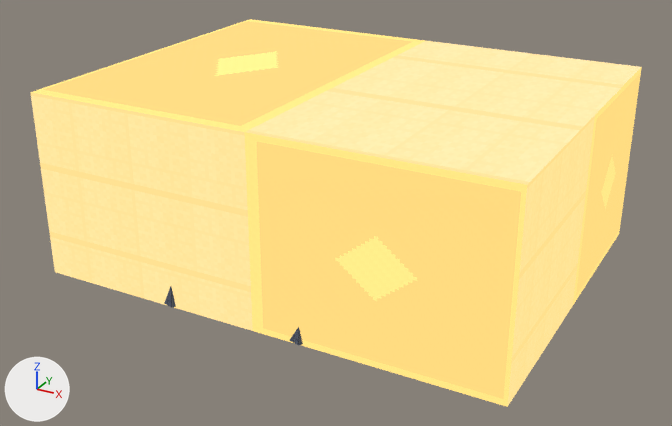
The glTF model packs/skyline-relay/level.gltf as it was, and as the next commit left it.
Camera for both pictures: a camera (50 mm lens) standing at (336.0, -517.0, 248.0) and looking at (94.0, -77.0, 28.0). Every picture has the same lights, and +X, +Y and +Z are marked at lower left. The picture after the commit comes second. Objects named as collision shapes, trigger or cutter boxes, shadow casters or lower levels of detail are left out. Vertices at exactly the same position are counted once.

The first picture shows 'SCENE_GRID'.
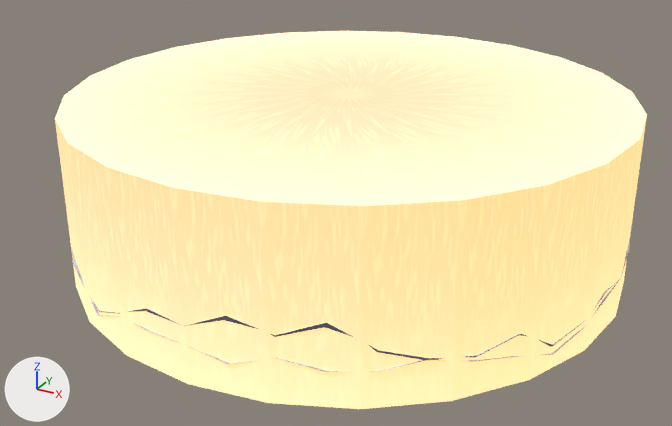
Changed parts and their boxes (x1, y1, x2, y2) in the pictures (672 x 426 px):
'SCENE_GRID', reshaped: before (30, 19, 642, 407); after (55, 31, 647, 409)
part 1 of me_mesh_0, rebuilt: before (30, 19, 642, 407); after (55, 31, 647, 409)
part 2 of me_mesh_0, deleted (mostly hidden): before (164, 287, 303, 345)
part 3 of me_mesh_0, added (mostly hidden): after (72, 239, 630, 372)

What changed in the scene script:
```text
Change me_mesh_0:
    used by ob_scene_grid; location = (0.0, 0.0, 0.0)
    remove me_mesh_0.from_pydata(...)  # 2591 vertices, 2664 faces; spans x -42.0..234.0, y -172.0..44.0, z -3.0..106.0
    add me_mesh_0.from_pydata(...)  # 2186 vertices, 3230 faces; spans x -66.0..258.0, y -226.0..98.0, z -3.0..97.0
    me_mesh_0 part 1: the loose piece of 8 vertices spanning x -42.0..234.0, y -170.0..42.0, z -3.0..106.0 is rebuilt with 49 vertices and now spans x -66.0..258.0, y -226.0..98.0, z -3.0..97.0
    me_mesh_0 part 2: 371 loose pieces with 1800 vertices, spanning x 4.0..194.0, y -172.0..44.0, z -2.0..56.0, are deleted
    me_mesh_0 part 3: 994 vertices added at x -66.0..258.0, y -226.0..98.0, z -2.0..42.0
    other edits to the shape of me_mesh_0 do not show in these pictures
```
